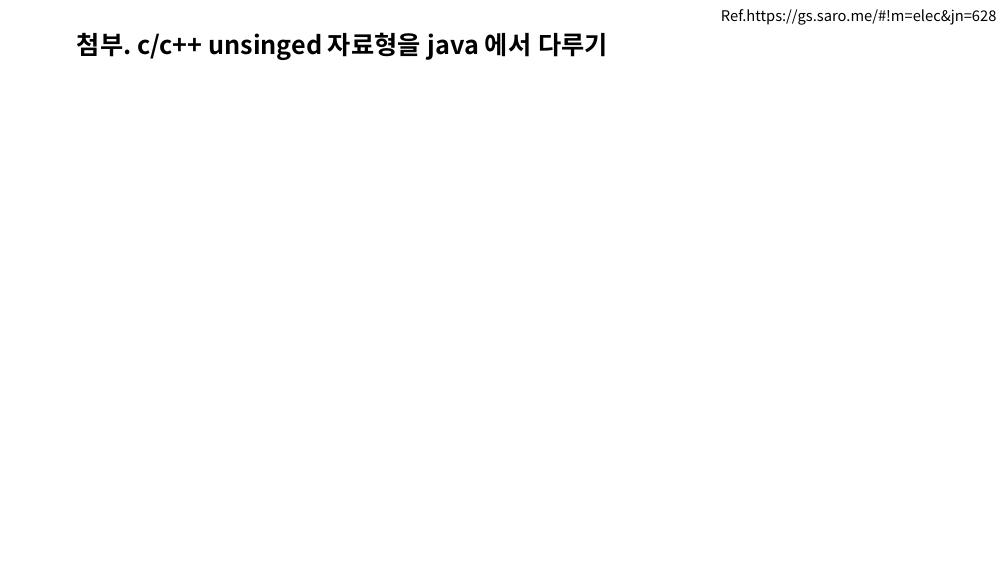
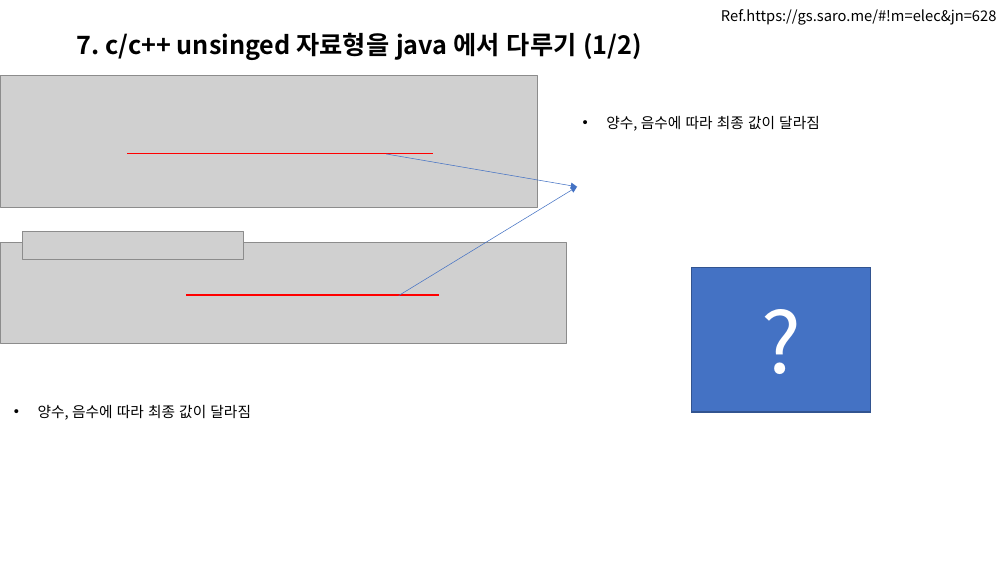
Before and after one commit to rby011/Examples, a slide deck: slide 14 of MidExcersize/오답노트.pptx. Drawn at 1008x567 pixels with LibreOffice and Linux fonts; fonts in the diff are those of the drawing; grey boxes stand for pictures. Boxes give left, top, right and bottom in pixels: in the first picture for what was removed or moved away, otherwise in the second. Text is boxed around its words. In the diff, an @@ line names an element or a change of style, - is before the commit and + after.

```diff
--- a/MidExcersize/오답노트.pptx
+++ b/MidExcersize/오답노트.pptx
@@ title at box(77, 32, 642, 60): text changed @@
-첨부. c/c++ unsinged 자료형을 java 에서 다루기
+7. c/c++ unsinged 자료형을 java 에서 다루기 (1/2)
@@ picture added at box(0, 76, 538, 207) @@
@@ text added at box(606, 116, 820, 131), 14 pt, text #000000 @@
+• 양수, 음수에 따라 최종 값이 달라짐
@@ line added from (128, 154) to (433, 154), #FF0000 1.5 pt @@
@@ arrow added from (386, 154) to (577, 187), #4472C4 0.5 pt @@
@@ arrow added from (399, 296) to (577, 187), #4472C4 0.5 pt @@
@@ picture added at box(22, 231, 243, 259) @@
@@ picture added at box(0, 243, 566, 344) @@
@@ rectangle added at box(692, 268, 870, 412), fill #4472C4, outline #325491 1 pt, 80 pt, text #FFFFFF @@
+?
@@ line added from (186, 295) to (439, 295), #FF0000 1.5 pt @@
@@ text added at box(38, 404, 251, 420), 14 pt, text #000000 @@
+• 양수, 음수에 따라 최종 값이 달라짐
```
Also in this commit, not shown: 1 other slide changed, 2 slides added, 1 slide removed, 1 other file.
